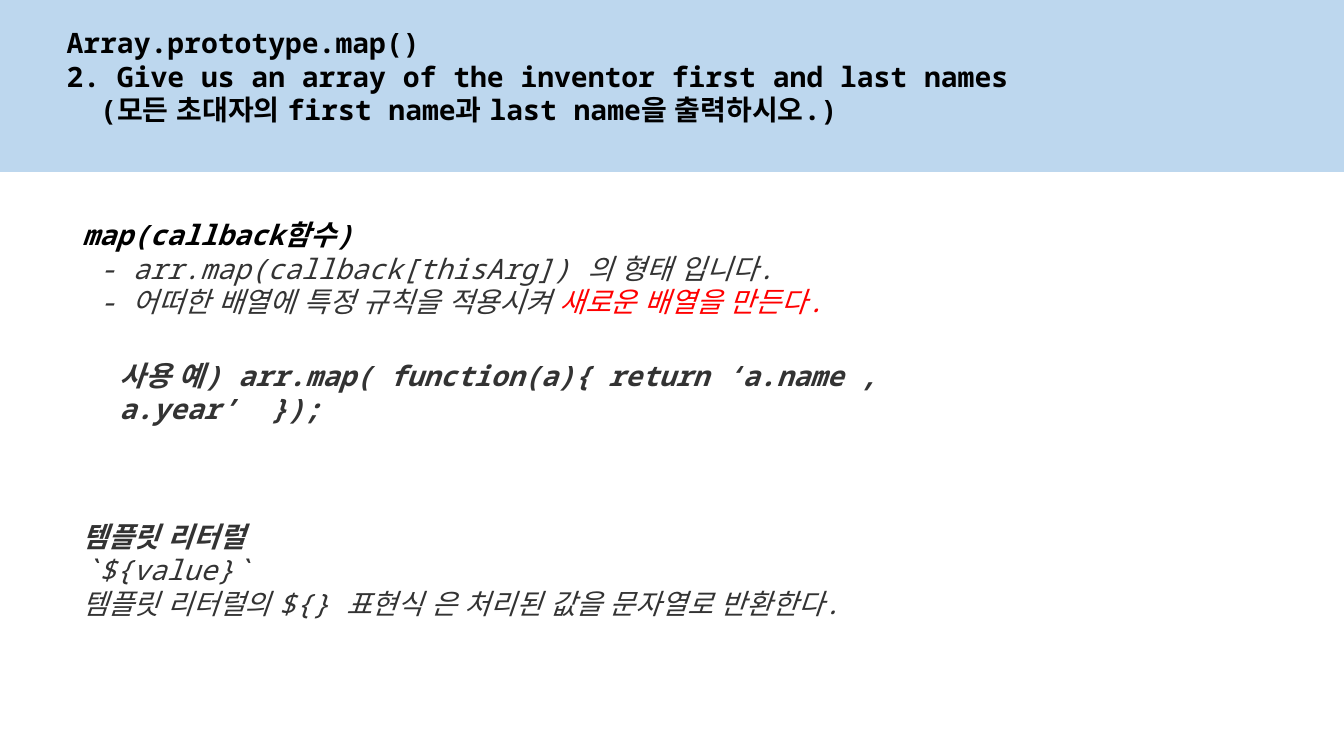
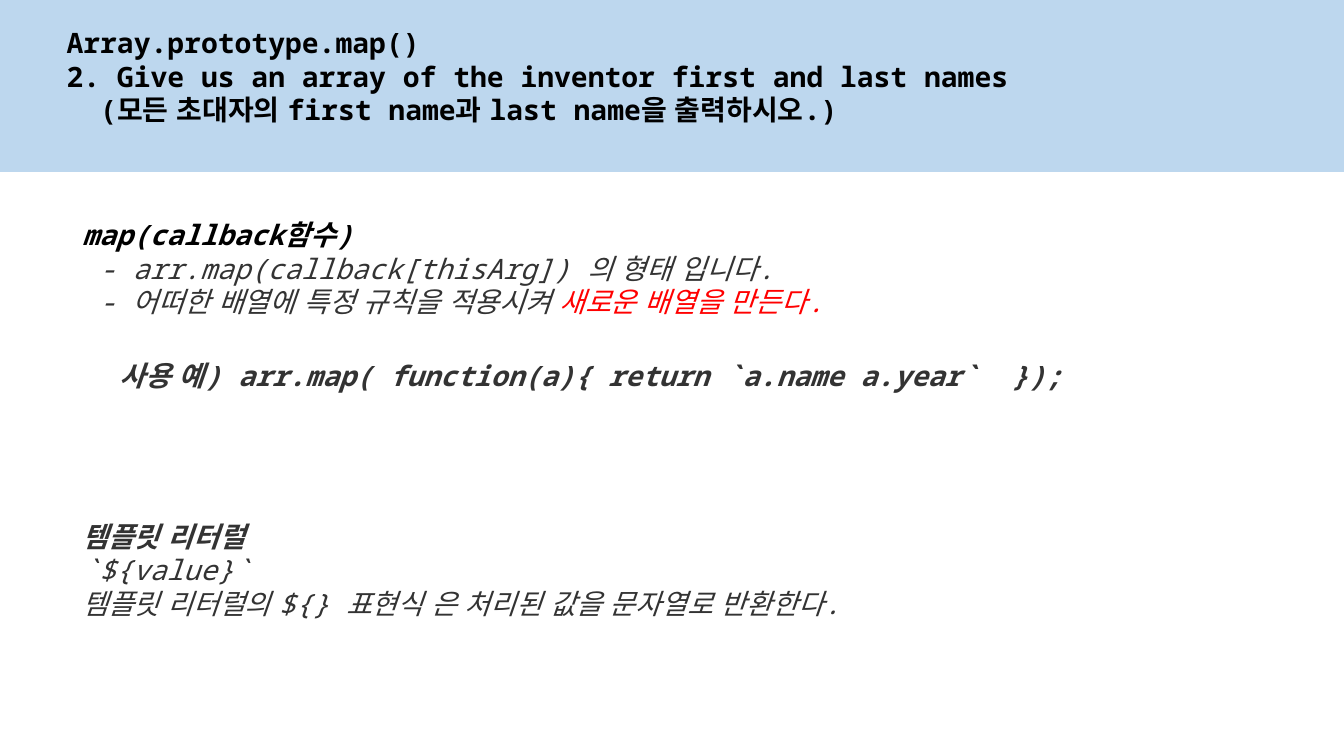
Before and after one commit to lsh58/Javascript, a slide deck: slide 3 of study/JavaScript30-master/Js30_04.pptx. Drawn at 1344x756 pixels with LibreOffice and Linux fonts; fonts in the diff are those of the drawing. Boxes give left, top, right and bottom in pixels: in the first picture for what was removed or moved away, otherwise in the second. Text is boxed around its words. In the diff, an @@ line names an element or a change of style, - is before the commit and + after.

```diff
--- a/study/JavaScript30-master/Js30_04.pptx
+++ b/study/JavaScript30-master/Js30_04.pptx
@@ text at box(119, 362, 978, 393): text changed @@
-사용 예) arr.map( function(a){ return ‘a.name , a.year’ });
+사용 예) arr.map( function(a){ return `a.name a.year` });
```
Also in this commit, not shown: 3 other slides changed, 10 other files.
